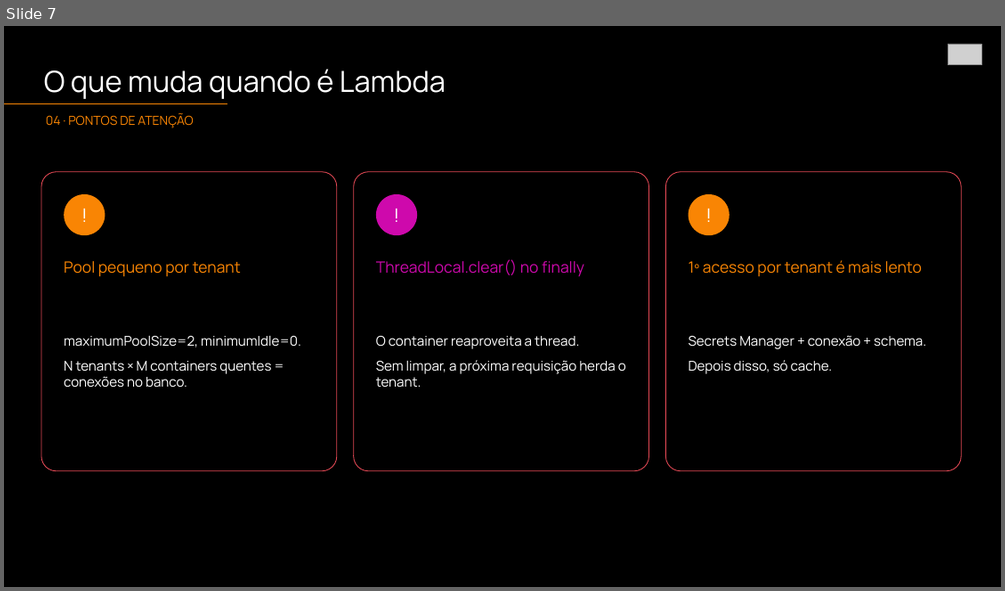
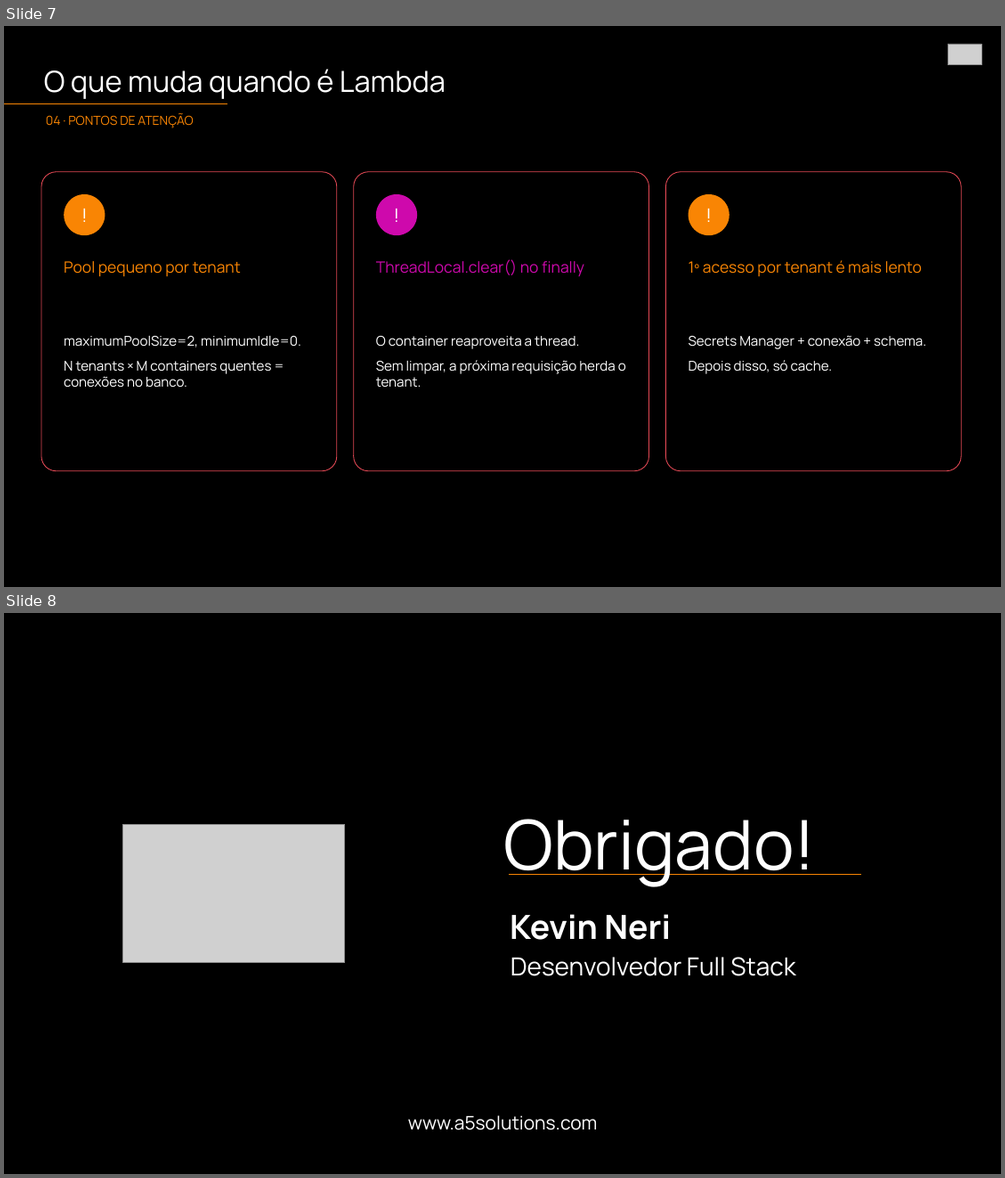
Before and after one commit to Clamant96/lambda-multitenant, a slide deck: docs/lambda-multitenant-workshop-apresentação-A5.pptx. Shown one above the other, each under a label of ours: slide 7 before the commit, slides 7 and 8 after it. The pictures are 1005x591 and 1005x1178 pixels, drawn with LibreOffice and Linux fonts; fonts in the diff are those of the drawing; grey boxes stand for pictures; background and template pictures are left out. Boxes give left, top, right and bottom in pixels: in the first picture for what was removed or moved away, otherwise in the second. Text is boxed around its words. In the diff, an @@ line names an element or a change of style, - is before the commit and + after.

```diff
--- a/docs/lambda-multitenant-workshop-apresentação-A5.pptx
+++ b/docs/lambda-multitenant-workshop-apresentação-A5.pptx
@@ slide 8 added at (4,613,1001,1174), background picture (left out) @@
@@ picture added at (123,824,345,962) @@
@@ text added at (503,819,815,887), 66 pt, text #FFFFFF @@
+Obrigado!
@@ line added from (509, 874) to (861, 874), #F98504 0.5 pt @@
@@ text added at (510,914,671,940), 32 pt, text #FFFFFF, bold @@
+Kevin Neri
@@ text added at (510,957,795,976), 24 pt, text #FFFFFF @@
+Desenvolvedor Full Stack
@@ text added at (408,1115,598,1130), 18 pt, text #FFFFFF @@
+www.a5solutions.com
```
